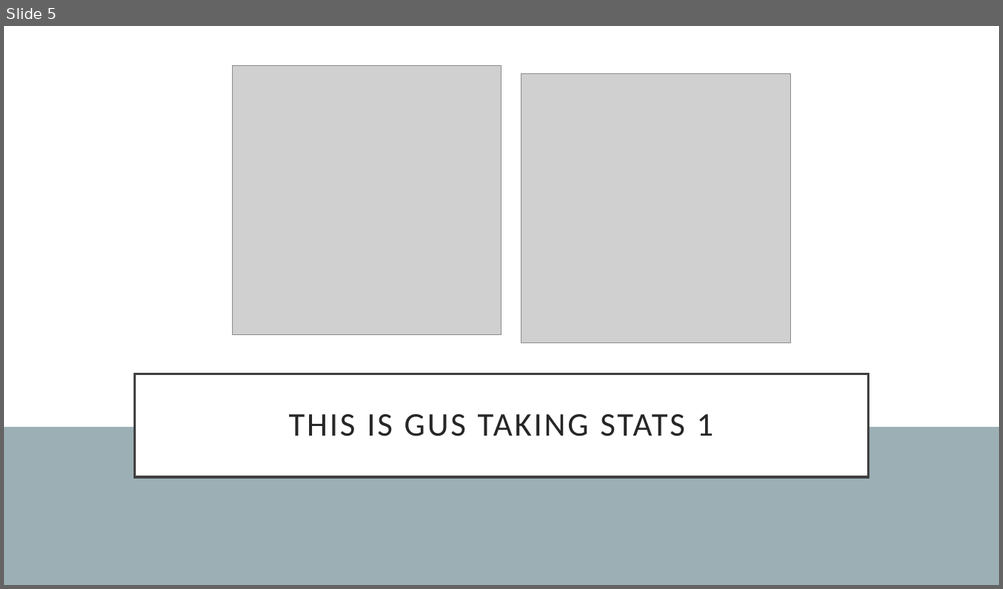
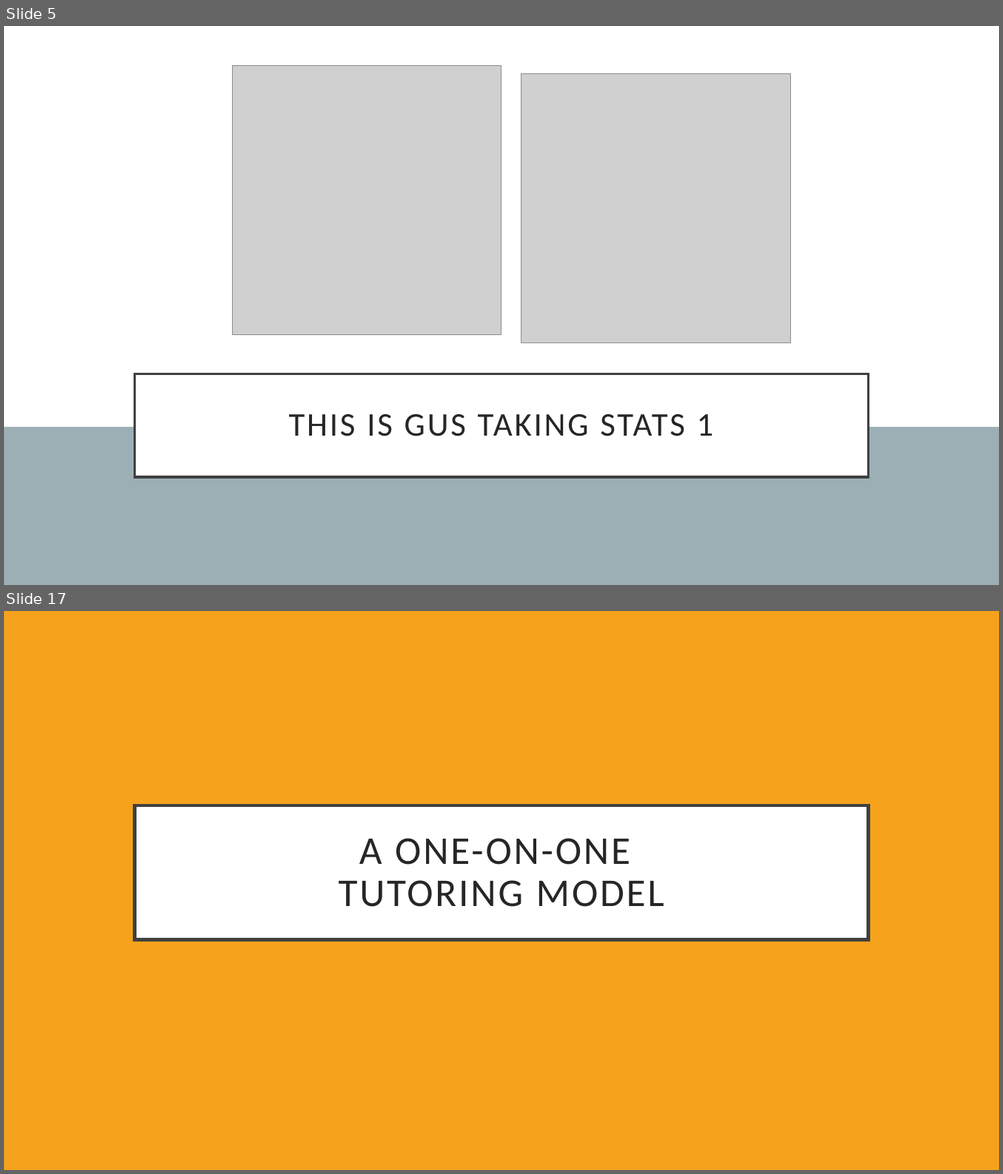
Before and after one commit to guslipkin/Fall2021, a slide deck: ECO 3930 ~ Contemporary Economics/Final Paper/FinalPaper.pptx. Shown one above the other, each under a label of ours: slide 5 before the commit, slides 5 and 17 after it; the slides between them are not shown. The pictures are 1003x589 and 1003x1174 pixels, drawn with LibreOffice and Linux fonts; fonts in the diff are those of the drawing; grey boxes stand for pictures. Boxes give left, top, right and bottom in pixels: in the first picture for what was removed or moved away, otherwise in the second. Text is boxed around its words. In the diff, an @@ line names an element or a change of style, - is before the commit and + after.

```diff
--- a/ECO 3930 ~ Contemporary Economics/Final Paper/FinalPaper.pptx
+++ b/ECO 3930 ~ Contemporary Economics/Final Paper/FinalPaper.pptx
@@ slide 17 added at [4, 611, 999, 1170], background #F6A21D @@
@@ title added at [134, 806, 868, 940], fill #FFFFFF, outline #404040 3 pt, 38 pt, text #262626 @@
+A ONE-ON-ONE
+TUTORING MODEL
```
Also in this commit, not shown: 3 slides changed, 31 other slides added, 1 other file.
